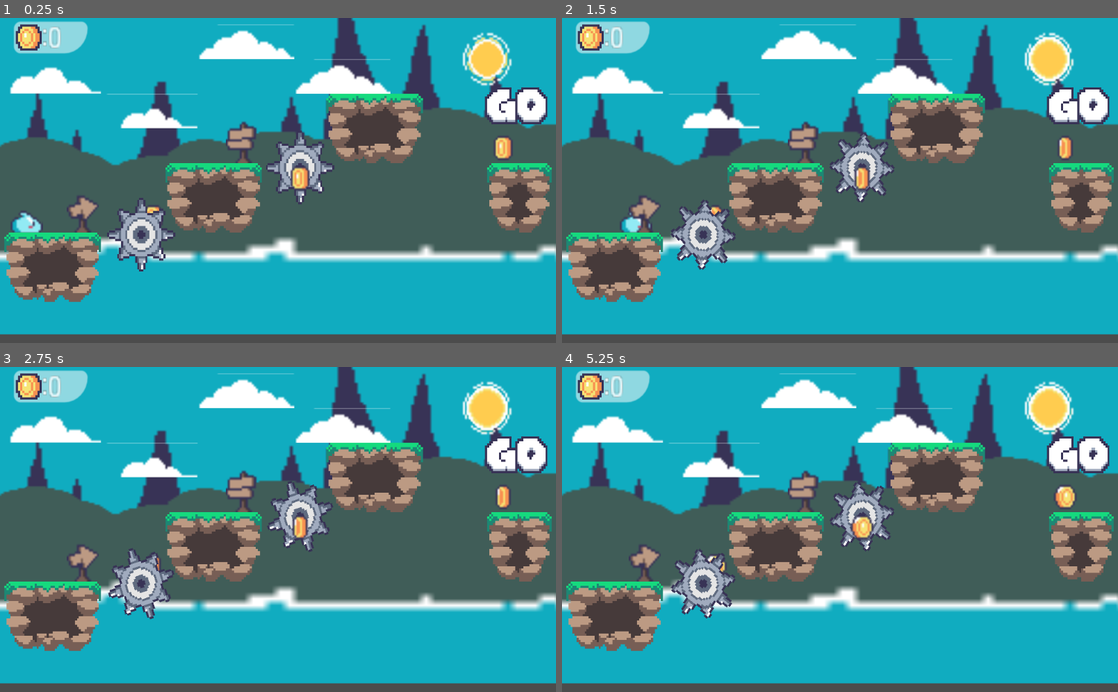
Above: before the commit, frames 1-4 (two rows, left to right).
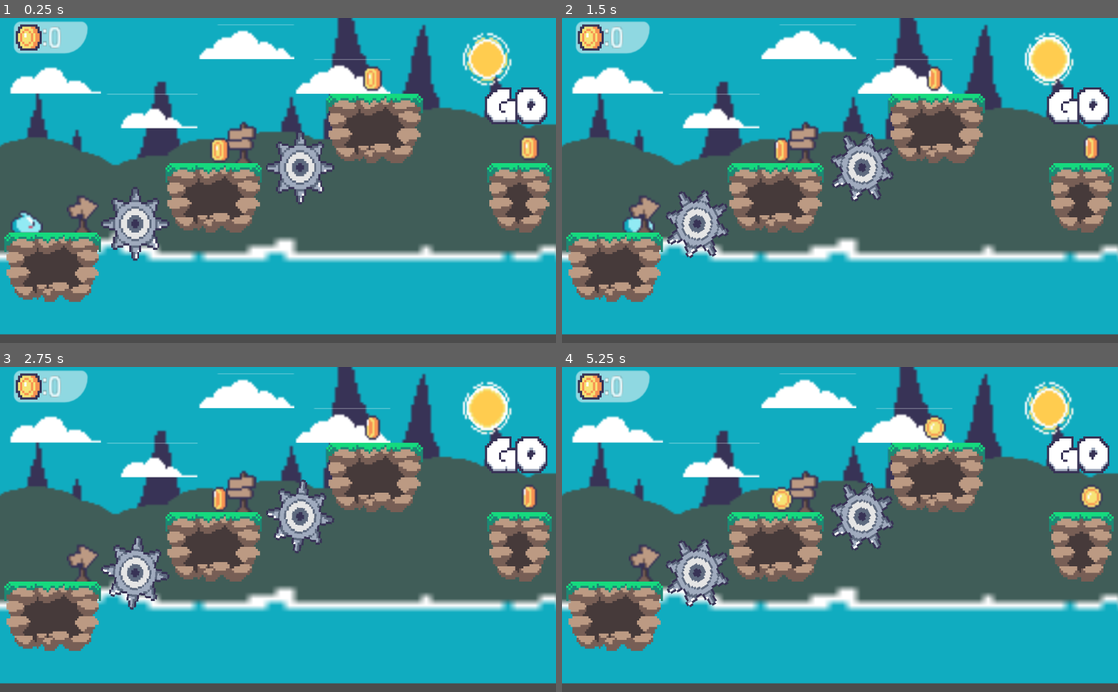
Above: after the commit, the same moments.

Repository: DevJJMV/Game2D_GODOT
Game: Godot game, scene res://Scenes/Mundo4.tscn
The game is run twice, just before and just after one commit, with the same random seed, the same clock (stepped at 60 frames per second) and the same inputs. This scene is started directly instead of the project's main scene.
Inputs:
- Up to frame 1 (0.25 s): no input
- Up to frame 2 (1.5 s): tap Enter (ui_accept) at 0.5, 0.77 s; hold Right (ui_right) from 0.53 s (still down)
- Up to frame 3 (2.75 s): tap Enter (ui_accept) at 1.52 s; release Right (ui_right) at 2.03 s; hold Left (ui_left) from 2.03 s (still down)
- Up to frame 4 (5.25 s): release Left (ui_left) at 2.78 s; hold Right (ui_right) 2.78-4.28 s; tap Enter (ui_accept) at 3.02, 3.77, 4.52 s; hold Left (ui_left) 4.28-5.03 s; hold Right (ui_right) from 5.03 s (still down)

The runs differ from the first frame. In frame 1, 2.8% of the frame differs, in the area x 18-97%, y 14-78%; in frame 2, 3.5%; in frame 3, 3.4%; in frame 4, 4.1%, in the area x 18-98%, y 5-78%.

Commit message:
Update fix

Diff:
--- a/Scenes/Mundo4.tscn
+++ b/Scenes/Mundo4.tscn
@@ -16,20 +16,23 @@
 [node name="Saw" parent="TileMap" index="1" instance=ExtResource( 4 )]
 position = Vector2( 19, -30 )
 
-[node name="Coin" parent="." index="6"]
-position = Vector2( -28, -38 )
+[node name="Coins" parent="." index="6"]
+position = Vector2( -23, -38 )
 
-[node name="Coin" parent="Coin" index="1"]
-position = Vector2( 81, -31 )
+[node name="Coin" parent="Coins" index="1"]
+position = Vector2( 154, -1 )
 
-[node name="Coin2" parent="Coin" index="2"]
-position = Vector2( 164, 1 )
+[node name="Coin2" parent="Coins" index="2"]
+position = Vector2( 76, -33 )
 
 [node name="Saw" parent="." index="7" instance=ExtResource( 4 )]
-position = Vector2( -62, 1 )
+position = Vector2( -65, -4 )
 
 [node name="Sun" parent="." index="8" instance=ExtResource( 2 )]
 position = Vector2( 110, -80 )
+
+[node name="PauseMenu" parent="CanvasLayer" index="4"]
+visible = false
 
 [node name="Go" type="Sprite" parent="Caida" index="1"]
 position = Vector2( 250, 38.5625 )
--- a/Scripts/Coin2D.gd
+++ b/Scripts/Coin2D.gd
@@ -2,14 +2,18 @@
 
 signal coinCollected
 
+func _ready():
+	add_to_group("coins")  # Añadir la moneda al grupo "coins"
+	var ui_node = get_tree().get_root().get_node("CanvasLayer")  # Ajusta la ruta si es necesario
+	if ui_node:
+		connect("coinCollected", ui_node, "handleCoinCollected")
+	else:
+		print("No se encontró el nodo CanvasLayer")
+
 func _on_Coin2D_body_entered(body):
-
 	if body.get_name() == "Player":
-		$AudioStreamPlayer.playing = true
+		$AudioStreamPlayer.play()  # Reproduce el sonido correctamente
 		emit_signal("coinCollected")
-		body.add_Coin()
-		# Acá va la línea de código para desaparecer la moneda con visible=false
-		self.visible = false  # La moneda desaparece (no se muestra más en la escena)
-		yield(get_tree().create_timer(0.5), "timeout")
-
-		queue_free()  # Luego de 0.5 segundos, la moneda se elimina de la escena
+		self.visible = false
+		set_deferred("monitoring", false)  # Desactiva la detección de colisiones
+		call_deferred("queue_free")  # Libera el nodo de forma segura
--- a/Scripts/Player.gd
+++ b/Scripts/Player.gd
@@ -41,28 +41,8 @@
 func _on_Sprite_texture_changed():
 	print("La textura del sprite ha cambiado a: ", sprite.texture)
 
-# Función para recolectar monedas y cambiar de mundo
 func add_Coin():
-	var canvasLayer = get_tree().get_root().find_node("CanvasLayer",true,false)
-	canvasLayer.handleCoinCollected()
-	coin_count += 1  # Incrementa el contador de monedas
-	print("Monedas recolectadas: ", coin_count)  # Mensaje de depuración
-
-	# Cambiar de mundo cuando se recolecten 3 monedas
-	if coin_count == 3:
-		coin_count = 0  # Reinicia el contador de monedas
-		Global.current_world += 1  # Incrementa el número de mundo
-		print("Cambiando a Mundo", Global.current_world)
-
-		# Cargar la nueva escena del mundo
-		var next_scene = "res://Scenes/Mundo" + str(Global.current_world) + ".tscn"
-		var result = get_tree().change_scene(next_scene)
-
-		# Verificar si el cambio de escena fue exitoso
-		if result != OK:
-			print("Error al cargar la escena: ", next_scene)
-			Global.current_world = 1  # Si hay error, reinicia a Mundo1
-			get_tree().change_scene("res://Scenes/Mundo1.tscn")
+	pass  # No es necesario manejar el conteo aquí
 
 # Función para reproducir el sonido de salto
 func play_jump_sound():
--- a/Scripts/Saw.gd
+++ b/Scripts/Saw.gd
@@ -1,4 +1,4 @@
-extends Node2D # Asegúrate de que Saw sea un Area2D
+extends Node2D  # Cambiado de Node2D a Area2D
 
 func _ready():
 	$AnimationPlayer.play("RotateSaw")  # Iniciar la animación de rotación de la sierra
@@ -7,4 +7,4 @@
 func _on_Area2D_body_entered(body):
 	if body.get_name() == "Player":
 		print("Colisión con la sierra detectada")
-		body._loseLife()  # Llamamos a la función del jugador para que pierda una vida o se reinicie el nivel
+		body._loseLife()  # Llamamos a la función del jugador para reiniciar el nivel
--- a/Scripts/UI.gd
+++ b/Scripts/UI.gd
@@ -1,35 +1,42 @@
 extends CanvasLayer
 
 var coins = 0  # Mantén las monedas locales
+const MAX_WORLDS = 4  # Cambia este número según tus mundos
 
 func _ready():
+	$CoinsCollectedText.text = String(coins)
+	print("Inicializando en la escena: Mundo" + str(Global.current_world))
+	call_deferred("_connect_coin_signals")  # Diferir la conexión de señales
 
-	# Conectar la señal emitida por la moneda
-	for coin in get_tree().get_nodes_in_group("coins"):  # Asegúrate de que las monedas pertenezcan a un grupo llamado "coins"
+func _connect_coin_signals():
+	for coin in get_tree().get_nodes_in_group("coins"):
 		coin.connect("coinCollected", self, "handleCoinCollected")
 
-	$CoinsCollectedText.text = String(coins)
-	print("Inicializando en la escena: Mundo" + str(Global.current_world))  # Usamos la variable global
-
-	# Función que maneja la recolección de monedas
 func handleCoinCollected():
 	print("Moneda recolectada")
 	coins += 1
-	$CoinsCollectedText.text = String(coins)  # Actualiza el texto del Label con el número de monedas
-	print("Total de monedas: " + str(coins))  # Log para mostrar el total de monedas
+	$CoinsCollectedText.text = String(coins)
+	print("Total de monedas: " + str(coins))
 
-		# Cambiar de mundo si se recolectan 3 monedas
+	# Cambiar de mundo si se recolectan 3 monedas
 	if coins == 3:
 		coins = 0  # Reinicia el contador de monedas
-		Global.current_world += 1  # Incrementa el número de mundo en la variable global
+		Global.current_world += 1  # Incrementa el número de mundo
+
+		if Global.current_world > MAX_WORLDS:
+			Global.current_world = 1  # Reinicia al Mundo1 si supera el máximo
 
 		var next_scene_path = "res://Scenes/Mundo" + str(Global.current_world) + ".tscn"
-		print("Cambiando a la siguiente escena: " + next_scene_path)  # Log para mostrar la siguiente escena
+
+		# Verificar si la escena existe
+		if not ResourceLoader.exists(next_scene_path):
+			print("La escena " + next_scene_path + " no existe. Reiniciando a Mundo1.")
+			Global.current_world = 1
+			next_scene_path = "res://Scenes/Mundo1.tscn"
+
+		print("Cambiando a la siguiente escena: " + next_scene_path)
 
 		var result = get_tree().change_scene(next_scene_path)
 
-			# Verificar si el cambio de escena fue exitoso
 		if result != OK:
 			print("Error al cargar la escena: " + next_scene_path)
-			Global.current_world = 1  # Si hay error, reinicia a Mundo1
-			get_tree().change_scene("res://Scenes/Mundo1.tscn")
--- a/project.godot
+++ b/project.godot
@@ -19,6 +19,10 @@
 Global="*res://Scripts/Global.gd"
 SkinManager="*res://Scripts/SkinManager.gd"
 GlobalConfig="*res://Scripts/GlobalConfig.gd"
+
+[display]
+
+window/size/resizable=false
 
 [input]
 
